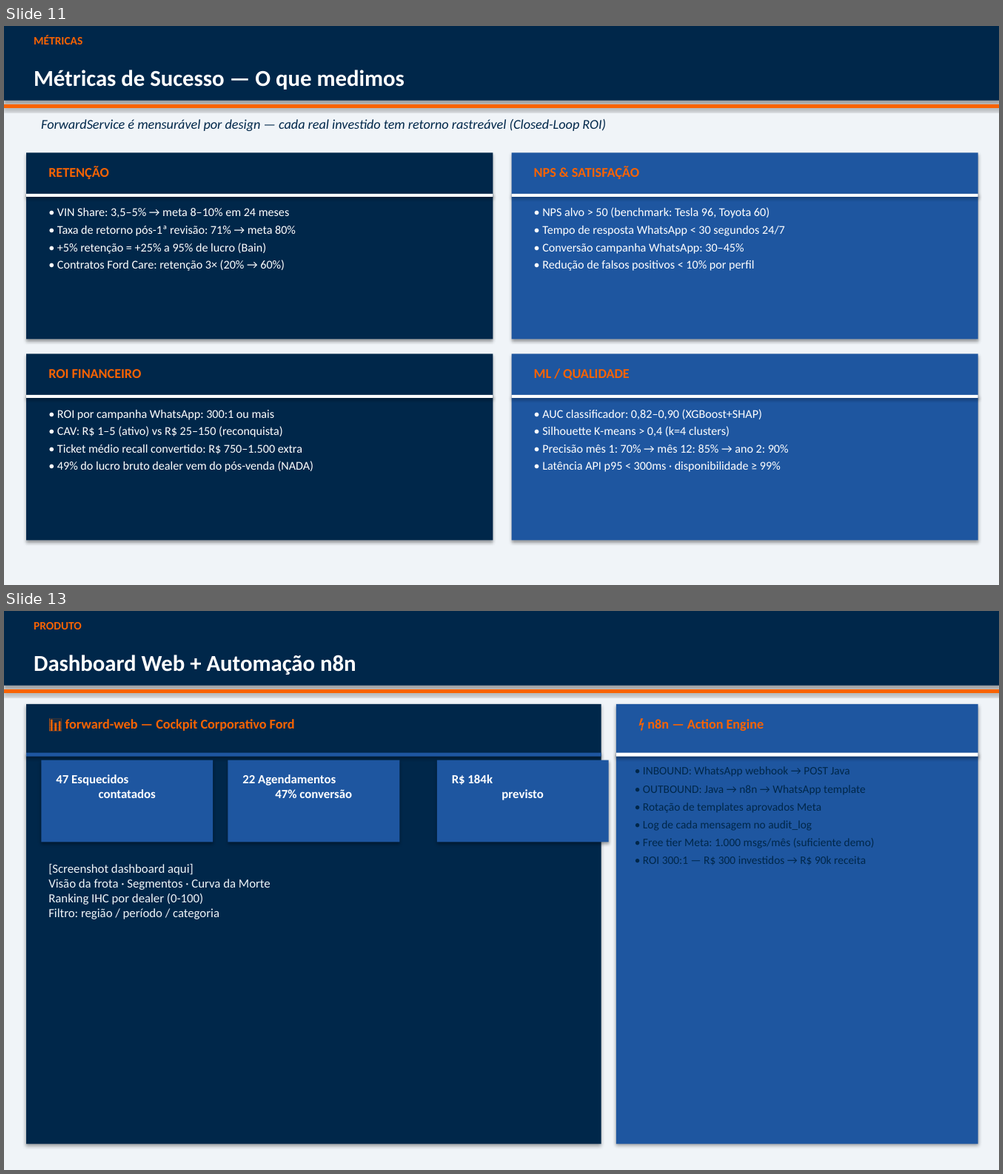
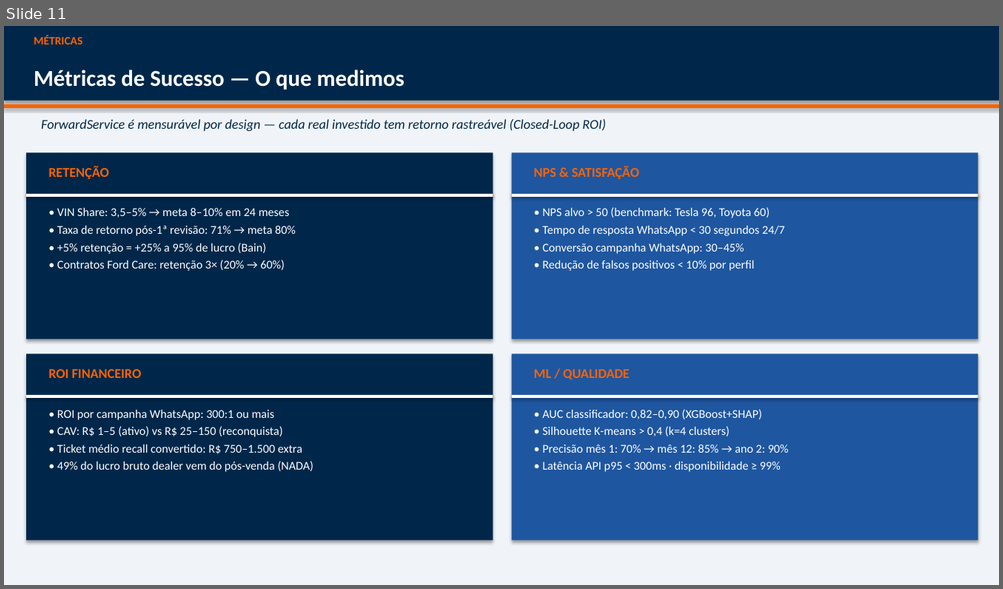
Before and after one commit to fwd-ford/forward-docs, a slide deck: academic/pitch/PITCH.pptx. Shown one above the other, each under a label of ours: slides 11 and 13 before the commit, slide 11 after it; the slides between them are not shown. The pictures are 1003x1174 and 1003x589 pixels, drawn with LibreOffice and Linux fonts; fonts in the diff are those of the drawing. Boxes give left, top, right and bottom in pixels: in the first picture for what was removed or moved away, otherwise in the second. Text is boxed around its words. In the diff, an @@ line names an element or a change of style, - is before the commit and + after.

```diff
--- a/academic/pitch/PITCH.pptx
+++ b/academic/pitch/PITCH.pptx
@@ slide 13 removed at [4,611,999,1170], background #FFFFFF @@
@@ rectangle removed at [4,611,999,1170] @@
@@ rectangle removed at [4,611,999,686] @@
@@ text removed at [34,622,82,629] @@
-PRODUTO
@@ text removed at [34,655,356,675] @@
-Dashboard Web + Automação n8n
@@ rectangle removed at [4,689,999,693] @@
@@ rectangle removed at [26,704,601,1145] @@
@@ text removed at [65,719,295,731] @@
-📊 forward-web — Cockpit Corporativo Ford
@@ rectangle removed at [616,704,978,1145] @@
@@ text removed at [647,719,764,731] @@
-⚡ n8n — Action Engine
@@ rectangle removed at [26,753,601,757] @@
@@ rectangle removed at [41,760,213,843] @@
@@ rectangle removed at [227,760,399,843] @@
@@ rectangle removed at [437,760,609,843] @@
@@ rectangle removed at [616,753,978,757] @@
@@ text removed at [56,775,156,798] @@
-47 Esquecidos
-contatados
@@ text removed at [242,775,352,798] @@
-22 Agendamentos
-47% conversão
@@ text removed at [452,775,543,800] @@
-R$ 184k
-previsto
@@ text removed at [643,766,874,865] @@
-• INBOUND: WhatsApp webhook → POST Java
-• OUTBOUND: Java → n8n → WhatsApp template
-• Rotação de templates aprovados Meta
-• Log de cada mensagem no audit_log
-• Free tier Meta: 1.000 msgs/mês (suficiente demo)
-• ROI 300:1 — R$ 300 investidos → R$ 90k receita
@@ text removed at [48,864,270,920] @@
-[Screenshot dashboard aqui]
-Visão da frota · Segmentos · Curva da Morte
-Ranking IHC por dealer (0-100)
-Filtro: região / período / categoria
```
Also in this commit, not shown: 4 slides changed, 3 slides added, 1 other slide removed, 4 other files.
